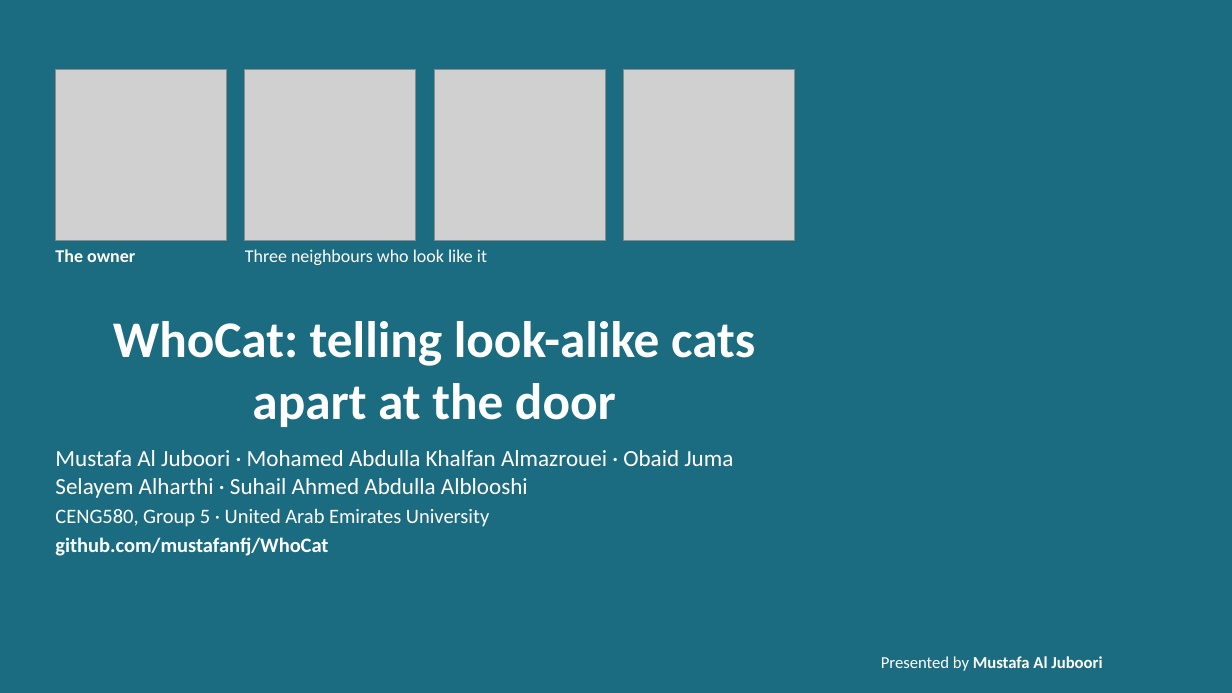
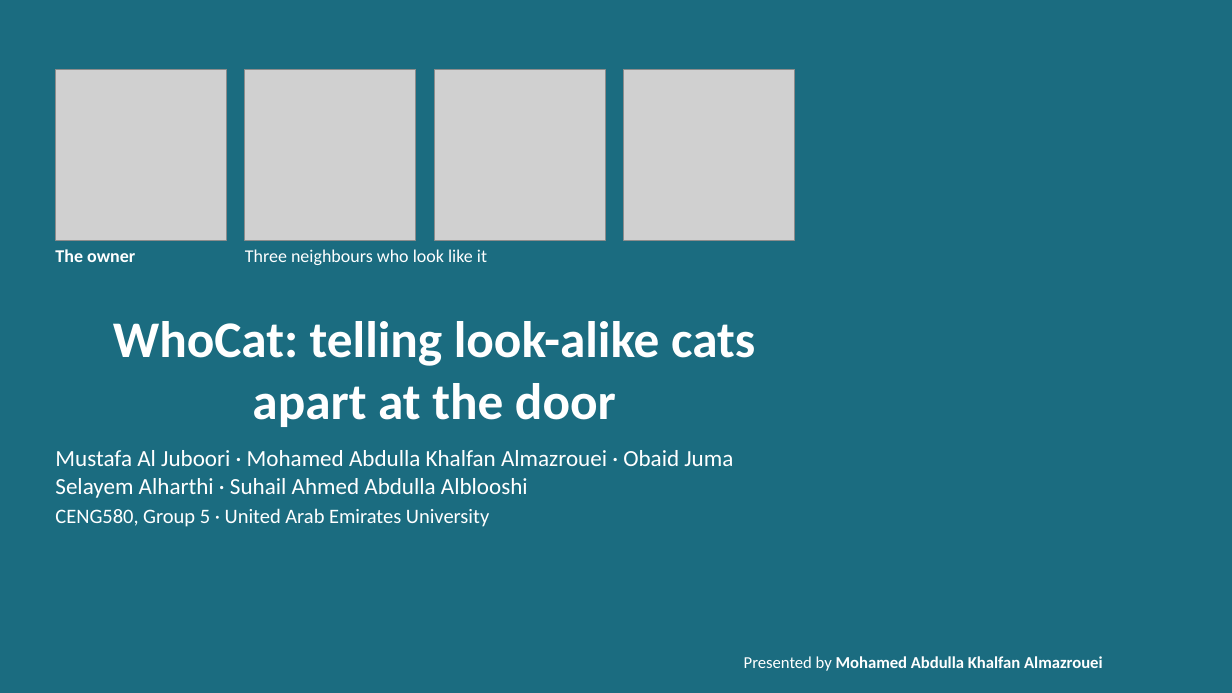
Before and after one commit to mustafanfj/WhoCat, a slide deck: slide 1 of paper/WhoCat_CENG580_Presentation.pptx. Drawn at 1232x693 pixels with LibreOffice and Linux fonts; fonts in the diff are those of the drawing; grey boxes stand for pictures. Boxes give left, top, right and bottom in pixels: in the first picture for what was removed or moved away, otherwise in the second. Text is boxed around its words. In the diff, an @@ line names an element or a change of style, - is before the commit and + after.

```diff
--- a/paper/WhoCat_CENG580_Presentation.pptx
+++ b/paper/WhoCat_CENG580_Presentation.pptx
@@ text at (x1=55, y1=537, x2=328, y2=556): paragraph removed @@
-github.com/mustafanfj/WhoCat
@@ text at (x1=744, y1=656, x2=1103, y2=671): text changed @@
-Presented by Mustafa Al Juboori
+Presented by Mohamed Abdulla Khalfan Almazrouei
```
Also in this commit, not shown: 6 other slides changed, 5 slides added, 1 slide removed.
